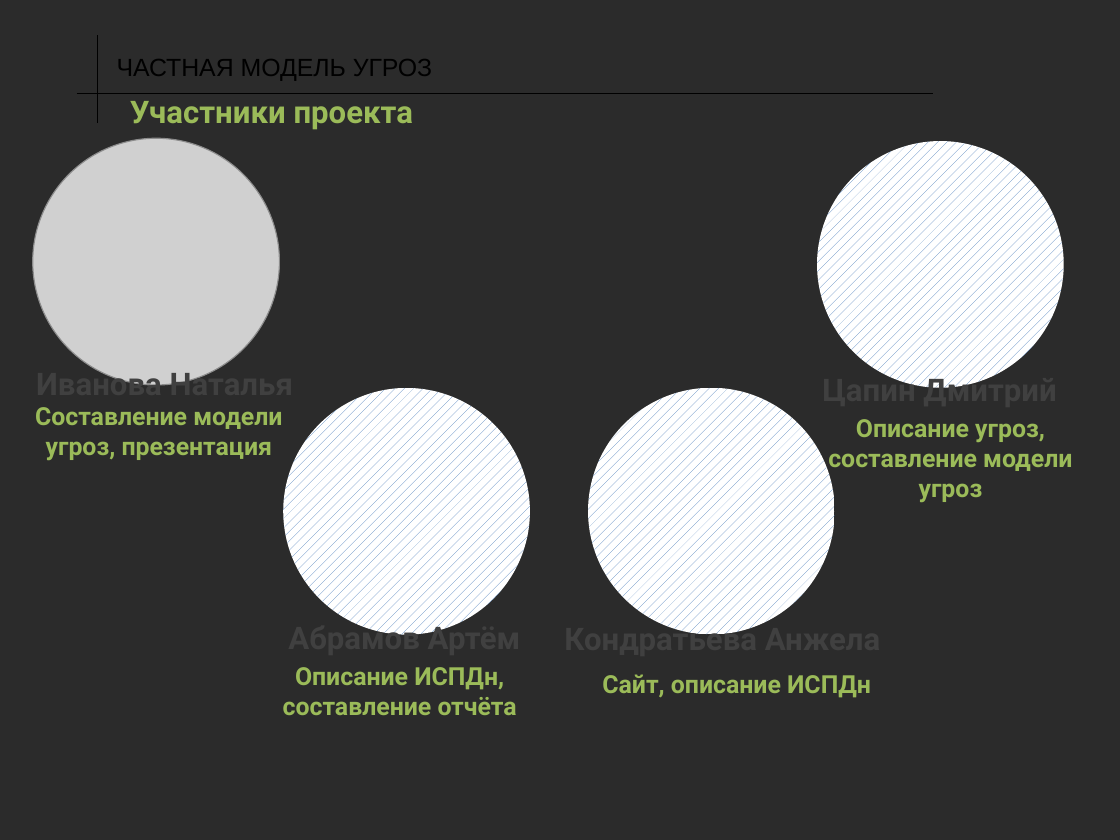
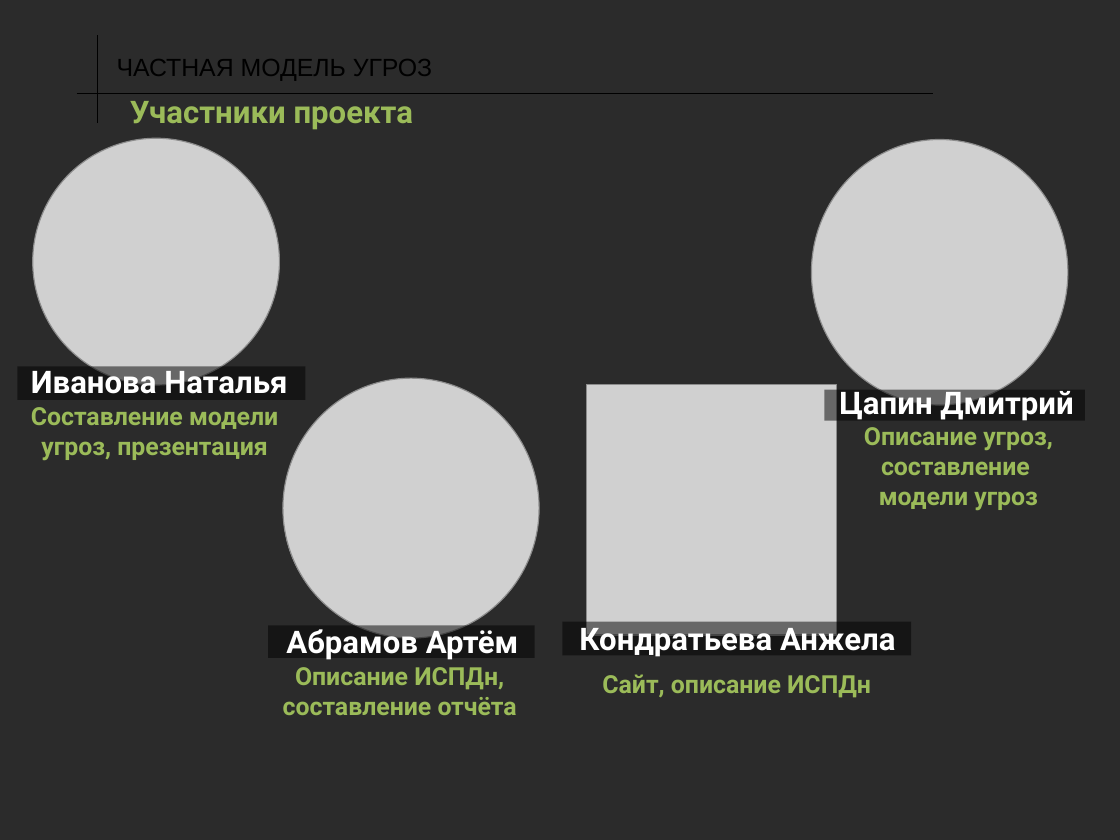
Before and after one commit to DTsapin/PD_6_Semestr, a slide deck: slide 3 of src/Презентация.pptx. Drawn at 1120x840 pixels with LibreOffice and Linux fonts; fonts in the diff are those of the drawing; grey boxes stand for pictures; background and template pictures are left out; a plain dark background stands for a picture behind light text. Boxes give left, top, right and bottom in pixels: in the first picture for what was removed or moved away, otherwise in the second. Text is boxed around its words. In the diff, an @@ line names an element or a change of style, - is before the commit and + after.

Commit message:
Презентация по проекту = 4 часа

```diff
--- a/src/Презентация.pptx
+++ b/src/Презентация.pptx
@@ picture added at bbox=[812, 140, 1068, 405] @@
@@ rectangle added at bbox=[18, 366, 306, 400], fill #000000 at 50% opacity @@
@@ picture added at bbox=[283, 379, 540, 638] @@
@@ picture added at bbox=[586, 384, 837, 635] @@
@@ text colour #404040 to #FFFFFF in 4 elements at bbox=[31, 365, 287, 394], bbox=[286, 625, 519, 660], bbox=[579, 622, 895, 658], bbox=[839, 386, 1073, 421] @@
@@ text "Цапин Дмитрий": place and size @@
-text "Цапин Дмитрий" at bbox=[822, 373, 1056, 388]
+text "Цапин Дмитрий" at bbox=[839, 386, 1073, 421]
@@ text "Составление модели угроз, презентация": place and size @@
-text "Составление модели угроз, презентация" at bbox=[35, 407, 282, 460]
+text "Составление модели угроз, презентация" at bbox=[31, 407, 278, 460]
@@ rectangle added at bbox=[824, 390, 1085, 421], fill #000000 at 50% opacity @@
@@ text at bbox=[864, 427, 1053, 510]: text changed @@
-Описание угроз, составление модели угроз
+Описание угроз, составление
+модели угроз
@@ rectangle added at bbox=[268, 625, 534, 657], fill #000000 at 50% opacity @@
@@ text "Кондратьева Анжела": place and size @@
-text "Кондратьева Анжела" at bbox=[564, 618, 880, 659]
+text "Кондратьева Анжела" at bbox=[579, 622, 895, 658]
@@ rectangle added at bbox=[562, 622, 911, 655], fill #000000 at 50% opacity @@
```
Also in this commit, not shown: 4 other slides changed, 5 slides added.
